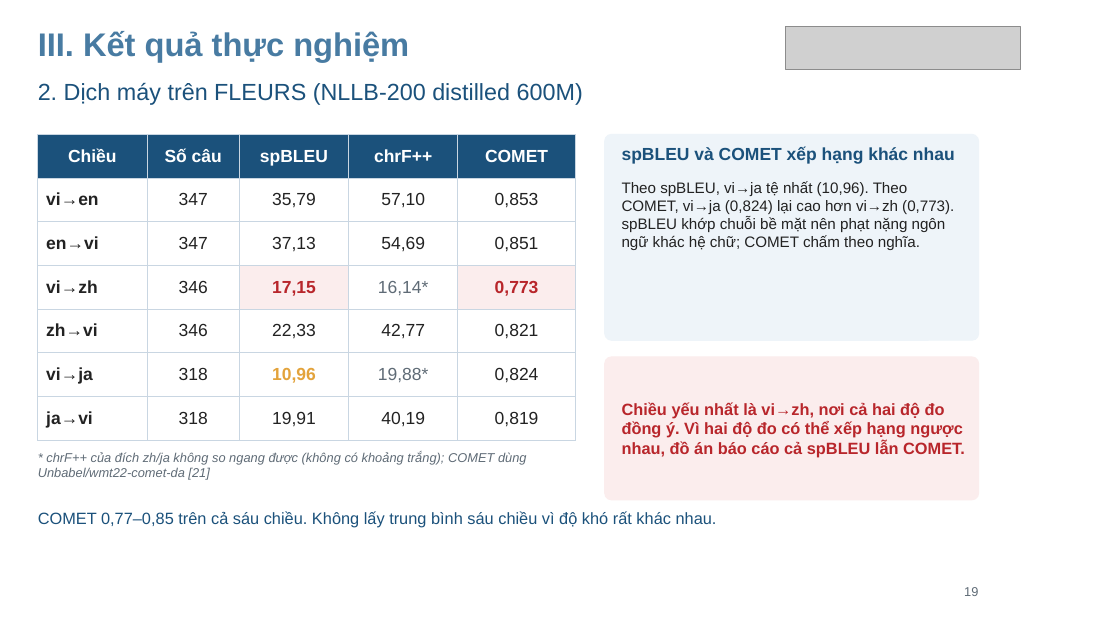
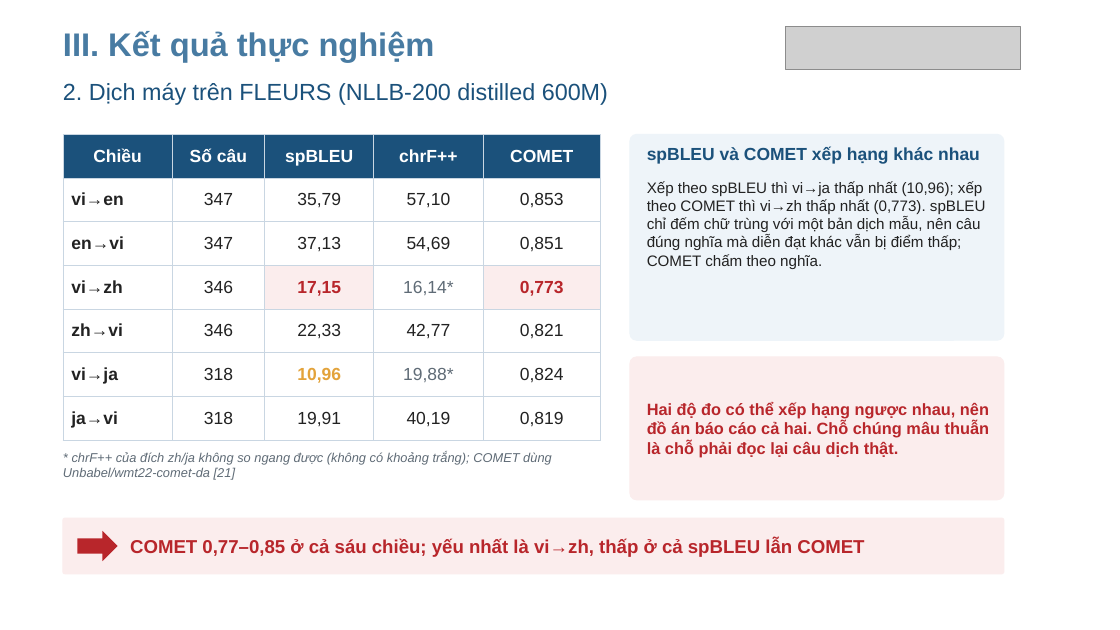
Before and after one commit to RokeyHung/local-live-voice-translator, a slide deck: slide 18 of docs/slides/24410300_NgoManhHung_SlideBaoVe.pptx (slide 19 before the commit). Drawn at 1120x630 pixels with LibreOffice and Linux fonts; fonts in the diff are those of the drawing; grey boxes stand for pictures; background and template pictures are left out. Boxes give left, top, right and bottom in pixels: in the first picture for what was removed or moved away, otherwise in the second. Text is boxed around its words. In the diff, an @@ line names an element or a change of style, - is before the commit and + after.

```diff
--- a/docs/slides/24410300_NgoManhHung_SlideBaoVe.pptx
+++ b/docs/slides/24410300_NgoManhHung_SlideBaoVe.pptx
@@ text at [647,181,986,269]: text changed @@
-Theo spBLEU, vi→ja tệ nhất (10,96). Theo COMET, vi→ja (0,824) lại cao hơn vi→zh (0,773). spBLEU khớp chuỗi bề mặt nên phạt nặng ngôn ngữ khác hệ chữ; COMET chấm theo nghĩa.
+Xếp theo spBLEU thì vi→ja thấp nhất (10,96); xếp theo COMET thì vi→zh thấp nhất (0,773). spBLEU chỉ đếm chữ trùng với một bản dịch mẫu, nên câu đúng nghĩa mà diễn đạt khác vẫn bị điểm thấp; COMET chấm theo nghĩa.
@@ 4 texts, 2 rounded rectangles, 1 table: place and size @@
-4 texts, 2 rounded rectangles, 1 table at [38,31,979,500]
+4 texts, 2 rounded rectangles, 1 table at [63,31,1004,500]
@@ text at [647,402,989,458]: text changed @@
-Chiều yếu nhất là vi→zh, nơi cả hai độ đo đồng ý. Vì hai độ đo có thể xếp hạng ngược nhau, đồ án báo cáo cả spBLEU lẫn COMET.
+Hai độ đo có thể xếp hạng ngược nhau, nên đồ án báo cáo cả hai. Chỗ chúng mâu thuẫn là chỗ phải đọc lại câu dịch thật.
@@ rounded rectangle added at [63,518,1004,574], fill #FBEDED, outline #FBEDED 1 pt @@
@@ right arrow added at [77,531,118,561], fill #B8262B @@
@@ text at [130,539,864,557]: text changed; size 14 to 16 pt; text colour #1B517B to #B8262B; bold on @@
-COMET 0,77–0,85 trên cả sáu chiều. Không lấy trung bình sáu chiều vì độ khó rất khác nhau.
+COMET 0,77–0,85 ở cả sáu chiều; yếu nhất là vi→zh, thấp ở cả spBLEU lẫn COMET
@@ text "COMET 0,77–0,85 ở cả sáu ..." at [130,539,864,557]: vertical alignment top to middle @@
@@ text removed at [964,587,978,596] @@
-19
```
Also in this commit, not shown: 30 other slides changed, 14 slides added, 45 other files.
